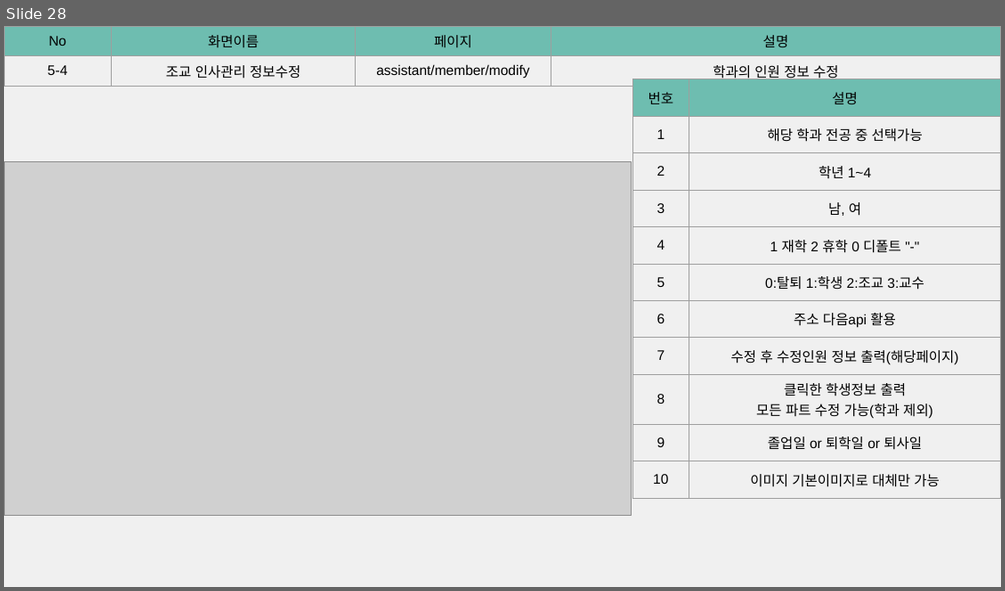
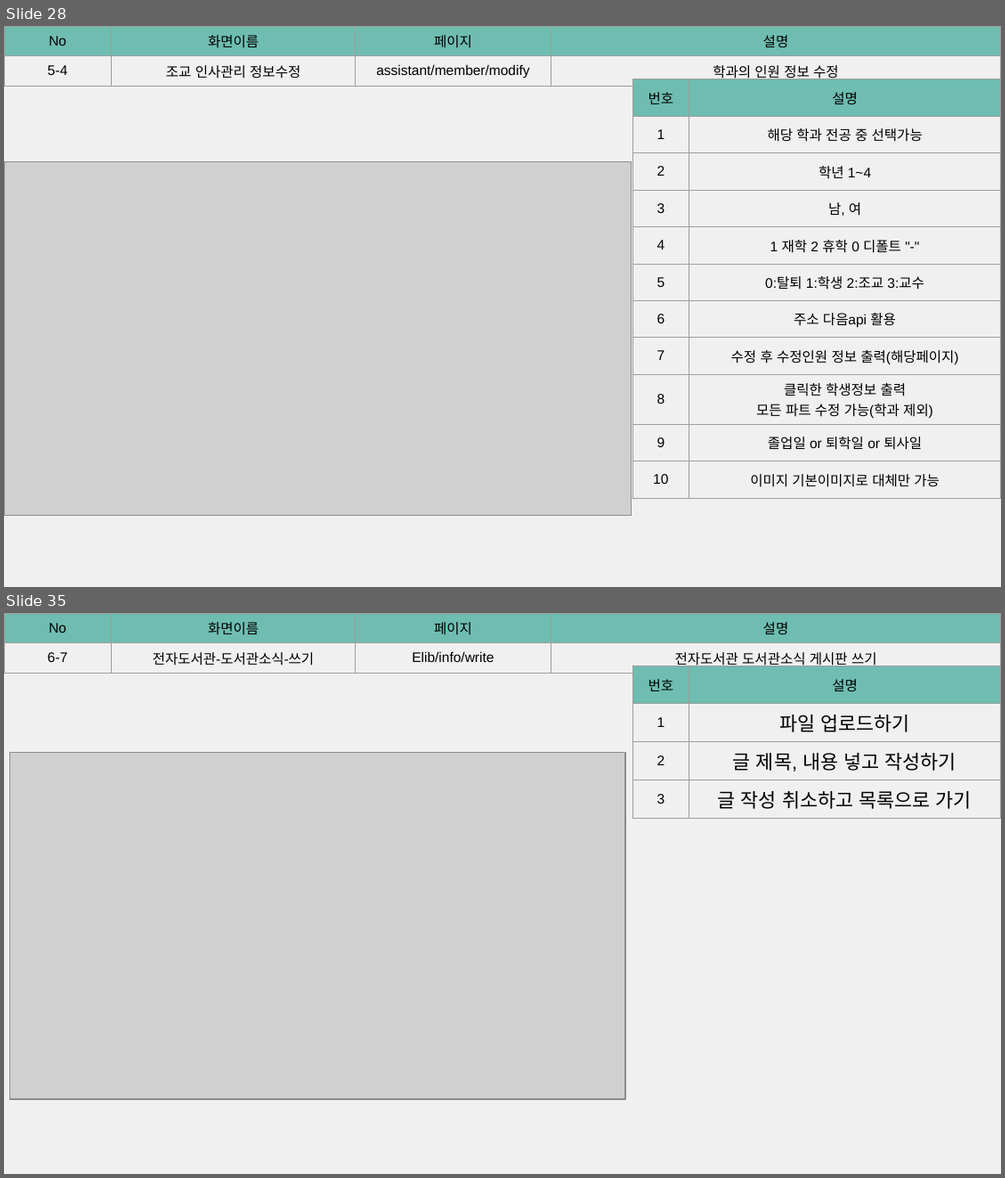
Before and after one commit to yndgow/ChimAcademy, a slide deck: 스토리보드/침대학교 스토리보드 v1.4.pptx. Shown one above the other, each under a label of ours: slide 28 before the commit, slides 28 and 35 after it; the slides between them are not shown. The pictures are 1005x591 and 1005x1178 pixels, drawn with LibreOffice and Linux fonts; fonts in the diff are those of the drawing; grey boxes stand for pictures. Boxes give left, top, right and bottom in pixels: in the first picture for what was removed or moved away, otherwise in the second. Text is boxed around its words. In the diff, an @@ line names an element or a change of style, - is before the commit and + after.

Commit message:
2023/03/27 스토리보드 추가 및 전자도서 부가기능 구현 중

```diff
--- a/스토리보드/침대학교 스토리보드 v1.4.pptx
+++ b/스토리보드/침대학교 스토리보드 v1.4.pptx
@@ slide 35 added at box(4, 613, 1001, 1174), background #F0F0F0 @@
@@ table added at box(4, 613, 1001, 672), 2 rows, 4 columns @@
+No | 화면이름 | 페이지 | 설명
+6-7 | 전자도서관-도서관소식-쓰기 | Elib/info/write | 전자도서관 도서관소식 게시판 쓰기
@@ table added at box(633, 666, 1001, 813), 4 rows, 2 columns @@
+번호 | 설명
+1 | 파일 업로드하기
+2 | 글 제목, 내용 넣고 작성하기
+3 | 글 작성 취소하고 목록으로 가기
@@ picture added at box(10, 753, 625, 1100) @@
```
Also in this commit, not shown: 7 other slides added, 13 other files.
